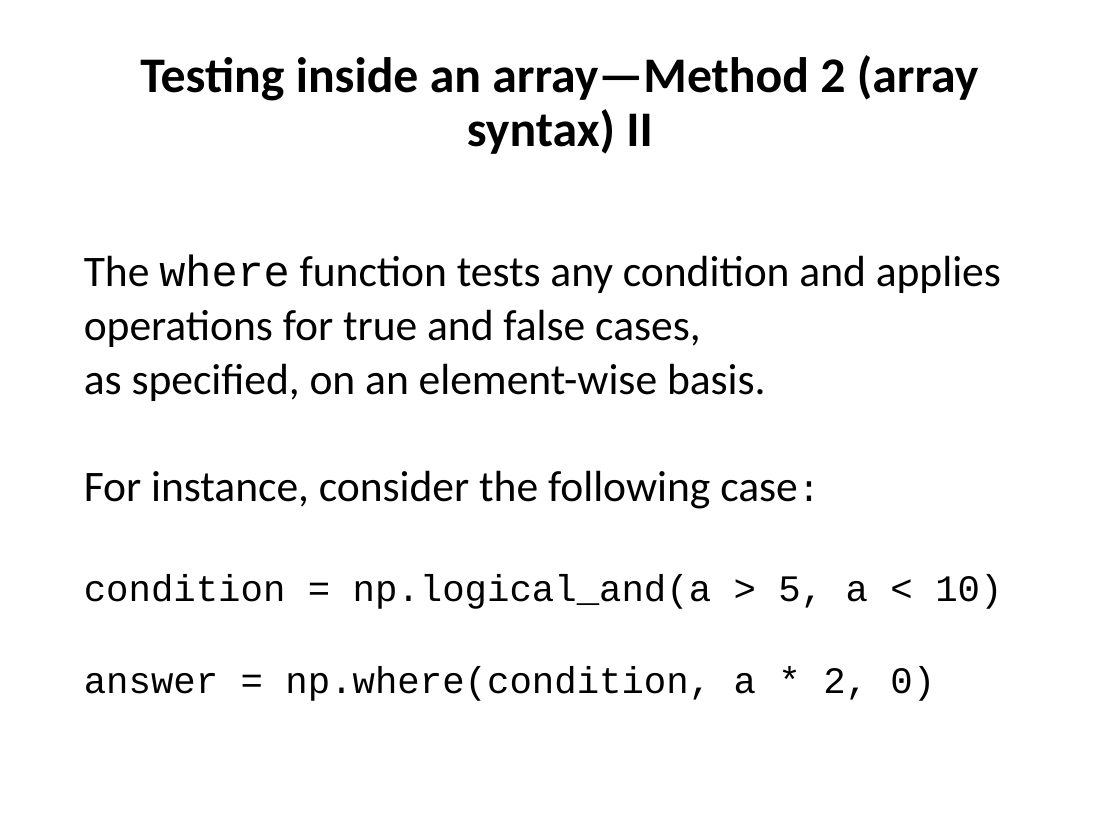
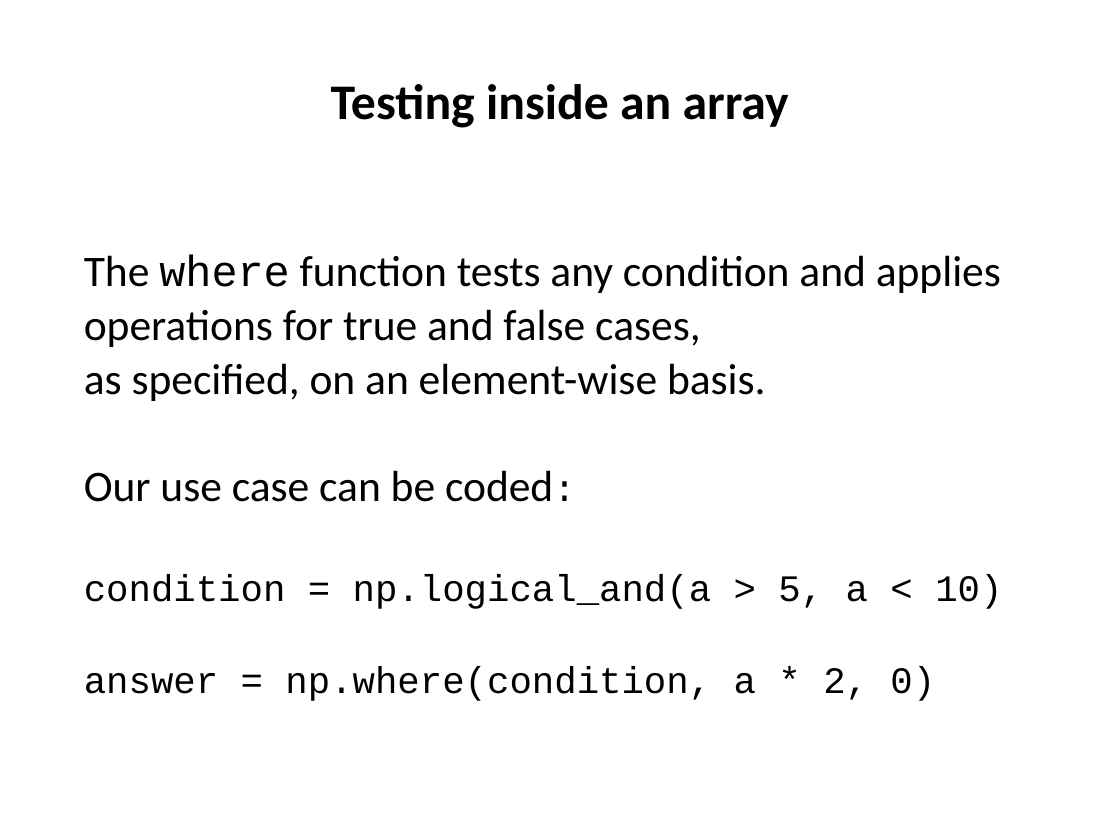
Before and after one commit to ncasuk/ncas-isc, a slide deck: slide 23 of python/presentations/handling_arrays/numpy.pptx (slide 25 before the commit). Drawn at 1120x840 pixels with LibreOffice and Linux fonts; fonts in the diff are those of the drawing; background and template pictures are left out. Boxes give left, top, right and bottom in pixels: in the first picture for what was removed or moved away, otherwise in the second. Text is boxed around its words. In the diff, an @@ line names an element or a change of style, - is before the commit and + after.

Commit message:
Edited numpy presentation to remove examples of what noot to do and improve the language on the conditional testing slides to make it more comprehensible.

```diff
--- a/python/presentations/handling_arrays/numpy.pptx
+++ b/python/presentations/handling_arrays/numpy.pptx
@@ title at [331, 84, 789, 128]: text changed @@
-Testing inside an array—Method 2 (array syntax) II
+Testing inside an array
@@ text at [84, 470, 553, 502]: text changed @@
-For instance, consider the following case:
+Our use case can be coded:
```
Also in this commit, not shown: 5 other slides changed, 2 slides removed, 1 other file.
